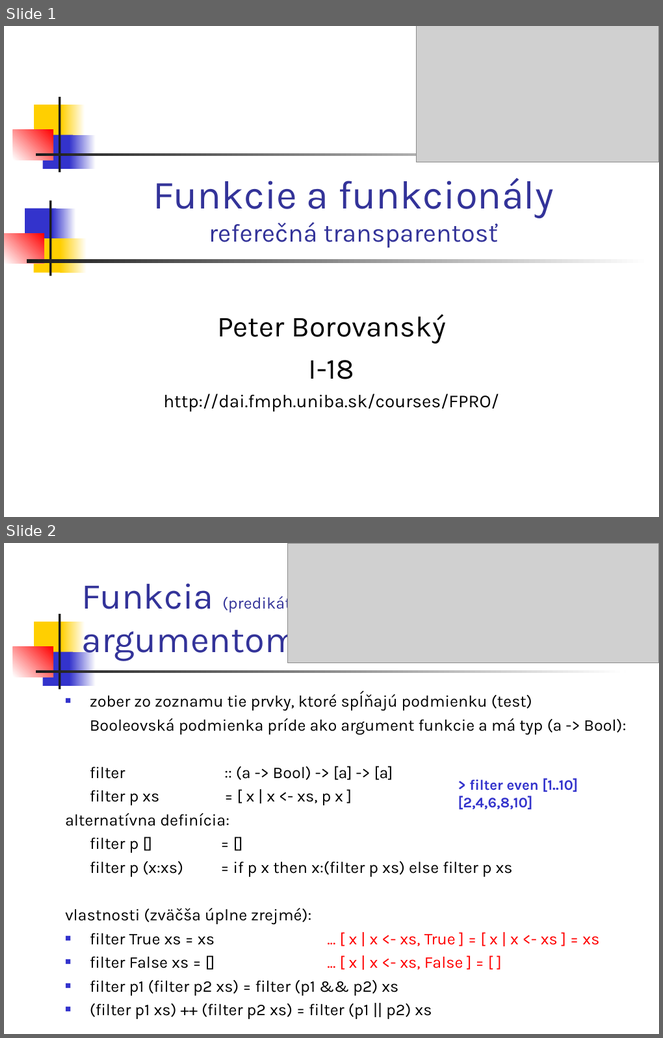
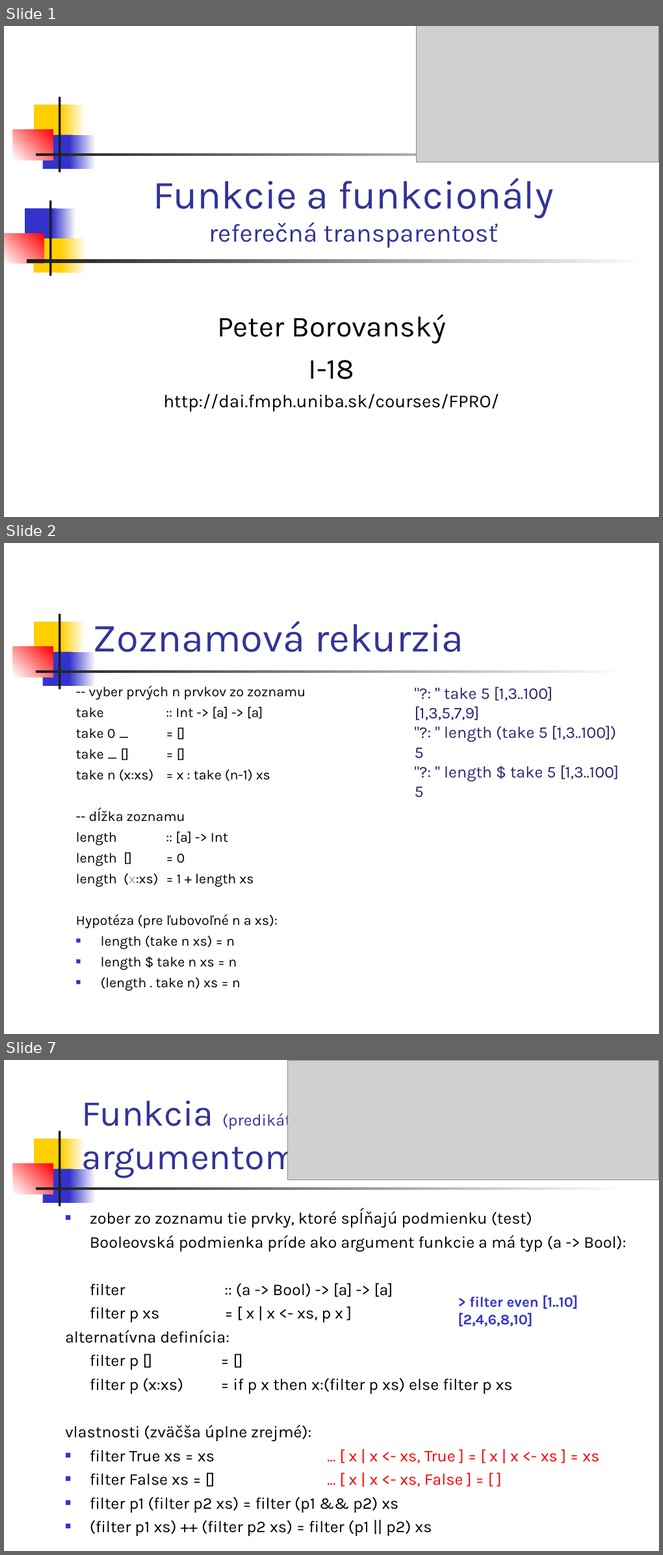
Before and after one commit to Funkcionalne/Prednasky, a slide deck: 02/02_fpro.ppt. Shown one above the other, each under a label of ours: slides 1 and 2 before the commit, slides 1, 2 and 7 after it; the slides between them are not shown. The pictures are 663x1038 and 663x1555 pixels, drawn with LibreOffice and Linux fonts; fonts in the diff are those of the drawing; grey boxes stand for pictures. Boxes give left, top, right and bottom in pixels: in the first picture for what was removed or moved away, otherwise in the second. Text is boxed around its words. In the diff, an @@ line names an element or a change of style, - is before the commit and + after.

```diff
--- a/02/02_fpro.ppt
+++ b/02/02_fpro.ppt
@@ slide 2 added at [4,543,659,1034], background #FFFFFF; not listed: 7 template elements that a slide beside it also shows @@
@@ title added at [93,621,464,652], 44 pt, text #333399 @@
+Zoznamová rekurzia
@@ text added at [76,683,306,991], 15.3 pt, text #000000 @@
+-- vyber prvých n prvkov zo zoznamu
+take :: Int -> [a] -> [a]
+take 0 _ = []
+take _ [] = []
+take n (x:xs) = x : take (n-1) xs
+-- dĺžka zoznamu
+length :: [a] -> Int
+length [] = 0
+length (x:xs) = 1 + length xs
+Hypotéza (pre ľubovoľné n a xs):
+■ length (take n xs) = n
+■ length $ take n xs = n
+■ (length . take n) xs = n
@@ text added at [415,687,620,798], 18 pt, text #262673 @@
+"?: " take 5 [1,3..100]
+[1,3,5,7,9]
+"?: " length (take 5 [1,3..100])
+5
+"?: " length $ take 5 [1,3..100]
+5
@@ what was slide 2 is now slide 7 @@
```
Also in this commit, not shown: 1 slide changed, 5 other slides added, 2 other files.
